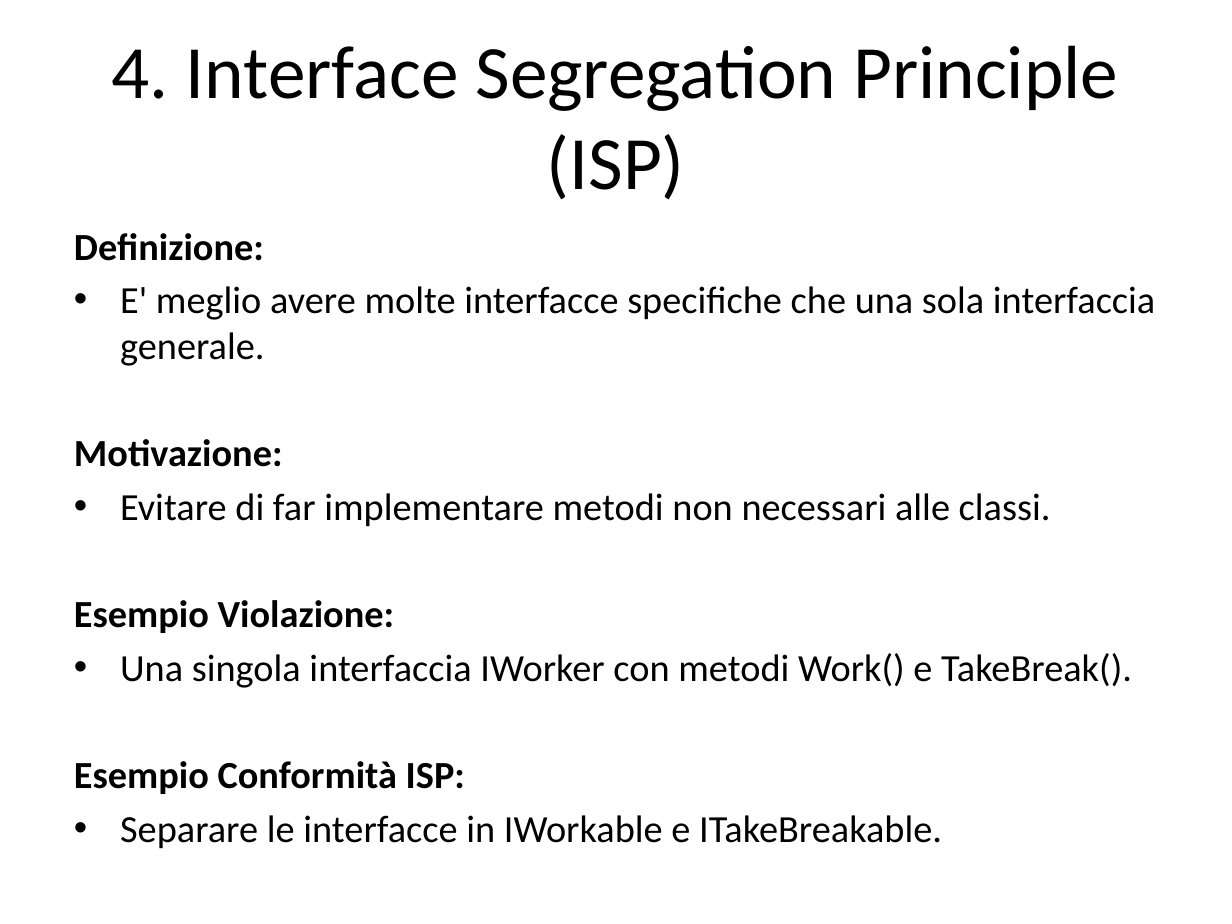
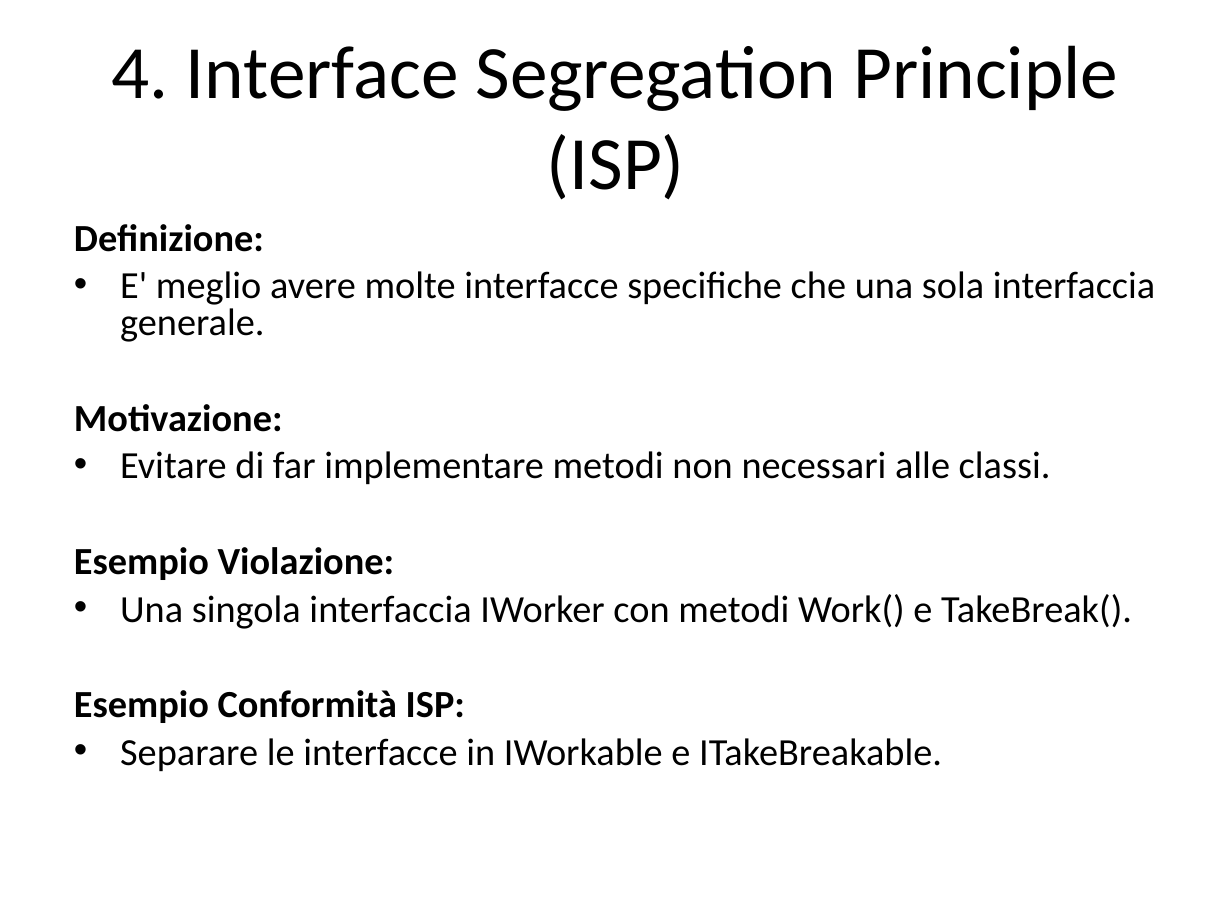
Before and after one commit to Skyblade93/AccademyJava, a slide deck: slide 5 of AccademiJava/Slide/principi_SOLID.pptx. Drawn at 1232x924 pixels with LibreOffice and Linux fonts; fonts in the diff are those of the drawing. Boxes give left, top, right and bottom in pixels: in the first picture for what was removed or moved away, otherwise in the second. Text is boxed around its words. In the diff, an @@ line names an element or a change of style, - is before the commit and + after.

```diff
--- a/AccademiJava/Slide/principi_SOLID.pptx
+++ b/AccademiJava/Slide/principi_SOLID.pptx
@@ text "Definizione:" at [74,224,1155,772]: line spacing 1 to 0.8; more space between paragraphs @@
```
Also in this commit, not shown: 5 other slides changed, 7 other files.
